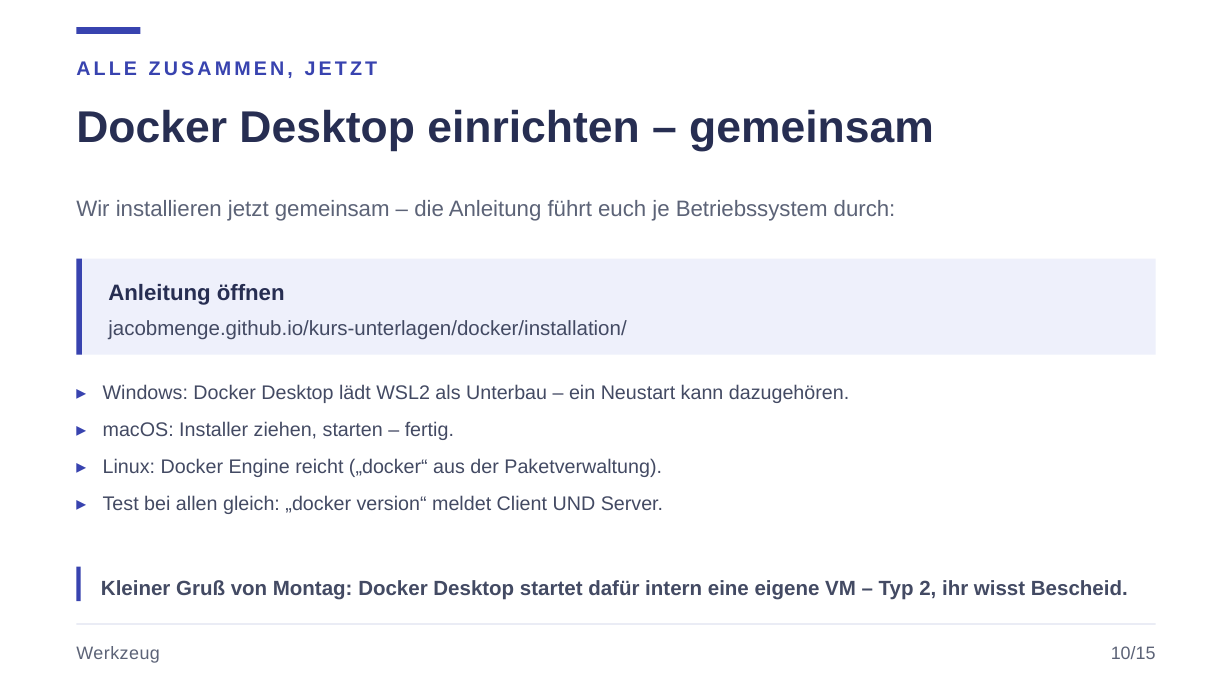
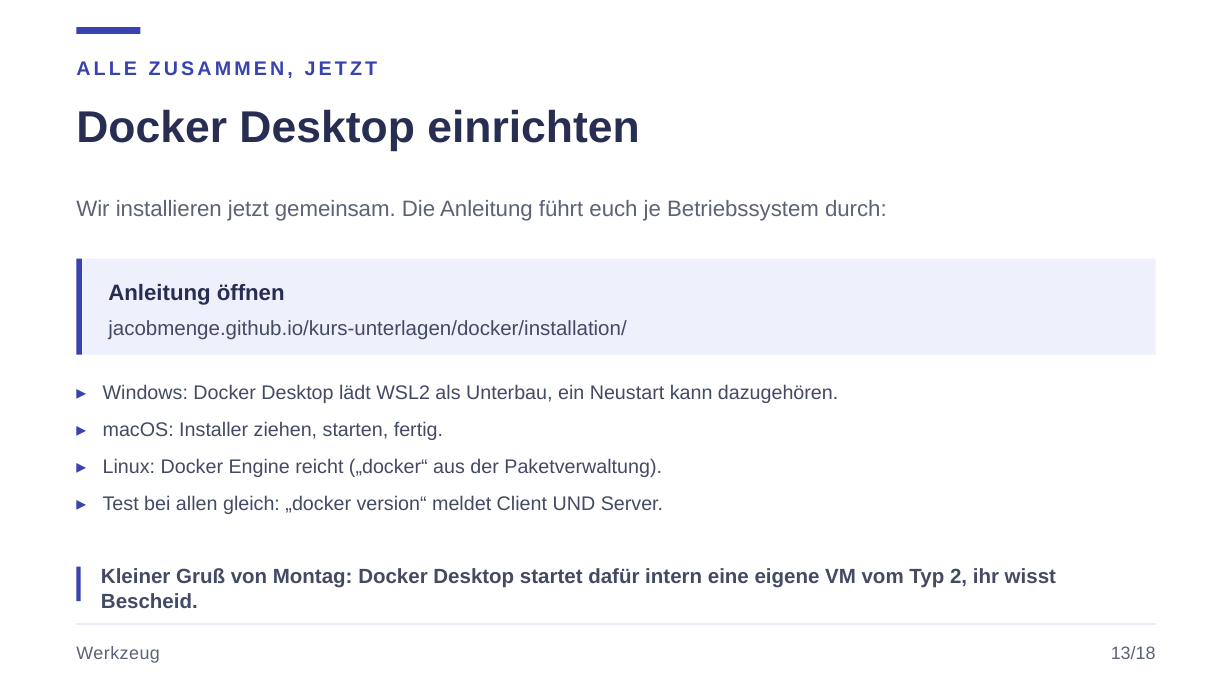
Before and after one commit to JacobMenge/kurs-unterlagen, a slide deck: slide 15 of folien/05-docker-einfuehrung.pptx (slide 12 before the commit). Drawn at 1232x693 pixels with LibreOffice and Linux fonts; fonts in the diff are those of the drawing. Boxes give left, top, right and bottom in pixels: in the first picture for what was removed or moved away, otherwise in the second. Text is boxed around its words. In the diff, an @@ line names an element or a change of style, - is before the commit and + after.

Commit message:
new docker fix

```diff
--- a/folien/05-docker-einfuehrung.pptx
+++ b/folien/05-docker-einfuehrung.pptx
@@ text at (76, 109, 639, 152): text changed @@
-Docker Desktop einrichten – gemeinsam
+Docker Desktop einrichten
@@ text at (76, 200, 887, 221): text changed @@
-Wir installieren jetzt gemeinsam – die Anleitung führt euch je Betriebssystem durch:
+Wir installieren jetzt gemeinsam. Die Anleitung führt euch je Betriebssystem durch:
@@ text at (103, 384, 838, 440): text changed @@
-▸ Windows: Docker Desktop lädt WSL2 als Unterbau – ein Neustart kann dazugehören.
-▸ macOS: Installer ziehen, starten – fertig.
+▸ Windows: Docker Desktop lädt WSL2 als Unterbau, ein Neustart kann dazugehören.
+▸ macOS: Installer ziehen, starten, fertig.
@@ text at (101, 568, 1056, 608): text changed @@
-Kleiner Gruß von Montag: Docker Desktop startet dafür intern eine eigene VM – Typ 2, ihr wisst Bescheid.
+Kleiner Gruß von Montag: Docker Desktop startet dafür intern eine eigene VM vom Typ 2, ihr wisst Bescheid.
@@ text at (1111, 646, 1156, 659): text changed @@
-10/15
+13/18
```
Also in this commit, not shown: 17 other slides changed, 4 slides added, 1 slide removed, 13 other files.
